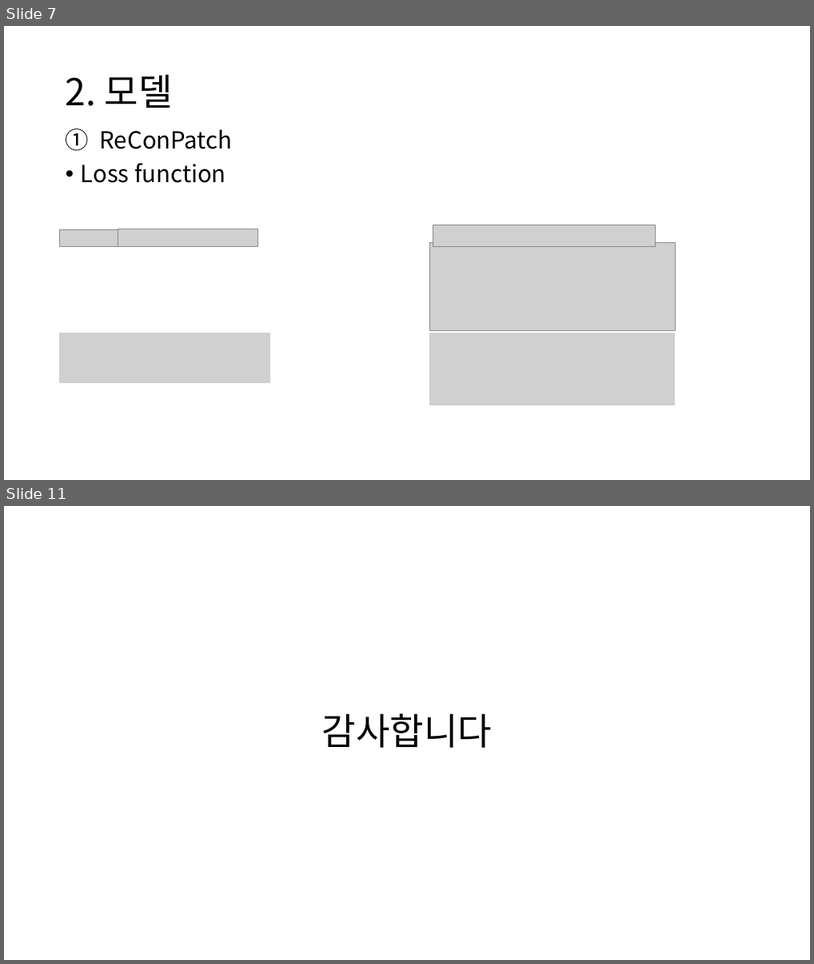
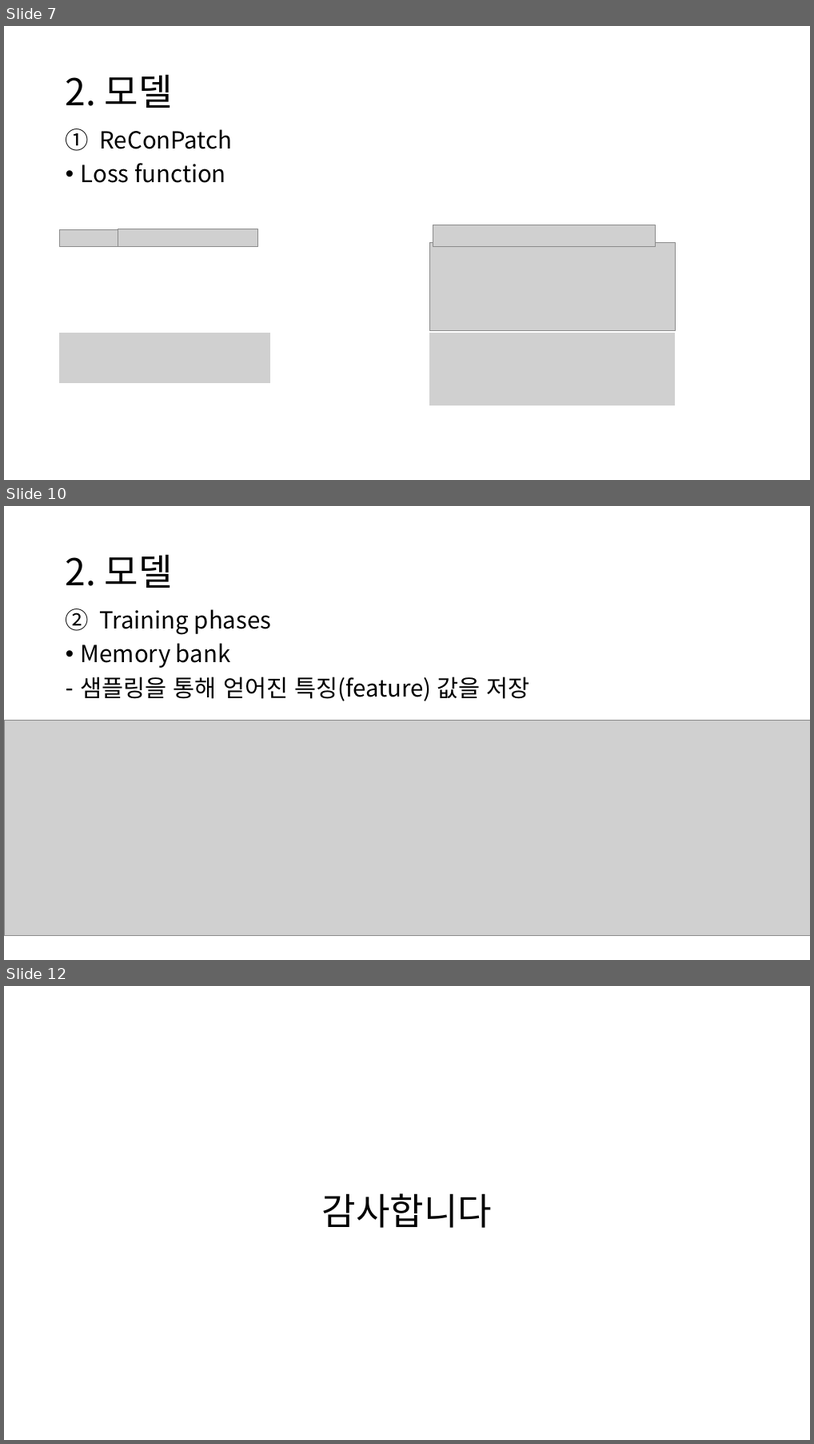
Before and after one commit to chroion/paper-review, a slide deck: ReConPatch, Contrastive Patch Representation Learning for Industrial/ReConPatch, Contrastive Patch Representation Learning for Industrial.pptx. Shown one above the other, each under a label of ours: slides 7 and 11 before the commit, slides 7, 10 and 12 after it; the slides between them are not shown. The pictures are 814x964 and 814x1444 pixels, drawn with LibreOffice and Linux fonts; fonts in the diff are those of the drawing; grey boxes stand for pictures. Boxes give left, top, right and bottom in pixels: in the first picture for what was removed or moved away, otherwise in the second. Text is boxed around its words. In the diff, an @@ line names an element or a change of style, - is before the commit and + after.

```diff
--- a/ReConPatch, Contrastive Patch Representation Learning for Industrial/ReConPatch, Contrastive Patch Representation Learning for Industrial.pptx
+++ b/ReConPatch, Contrastive Patch Representation Learning for Industrial/ReConPatch, Contrastive Patch Representation Learning for Industrial.pptx
@@ slide 10 added at box(4, 506, 810, 960), background #FFFFFF @@
@@ title added at box(66, 555, 173, 588), 44 pt, text #000000 @@
+2. 모델
@@ text added at box(81, 609, 530, 701), 28 pt, text #000000 @@
+2. Training phases
+• Memory bank
+– 샘플링을 통해 얻어진 특징(feature) 값을 저장
@@ picture added at box(4, 720, 810, 936) @@
@@ what was slide 11 is now slide 12 @@
```
Also in this commit, not shown: 5 slides changed.
